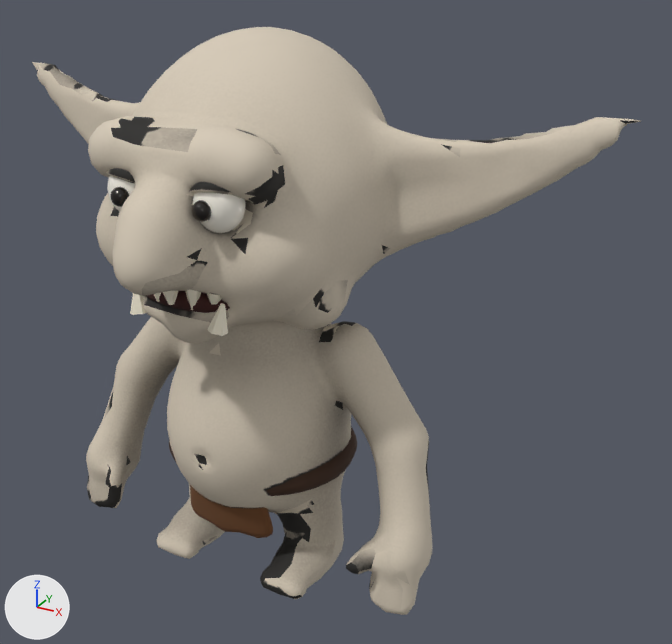
One commit to the glTF model apps/client/public/models/grunt.glb: the scene before it, then after it.
Camera for both pictures: a 50 mm lens placed at (0.756, -1.127, 1.005), pointed at (0.123, 0.024, 0.429). Lighting does not change. The marker at lower left points along +X, +Y and +Z. The first picture is the older version. Vertices at exactly the same position are counted once.

The scene before the commit, as lines of its bpy script (objects in view):
```python
me_grunt = bpy.data.meshes.new('grunt')
me_grunt.from_pydata(...)  # 5700 vertices, 11332 faces; spans x -0.526..0.526, y -0.298..0.208, z -0.004..0.856
# faces by material slot: [7800, 1040, 336, 140, 288, 640, 1088]
me_grunt.materials.append(mat_skin)  # picture img_grunt_skin_ao
me_grunt.materials.append(mat_eye)  # white #fbf6ea
me_grunt.materials.append(mat_pupil)  # black #17110d
me_grunt.materials.append(mat_tooth)  # pale yellow #f4ecd6
me_grunt.materials.append(mat_mouth)  # dark red #3a1510
me_grunt.materials.append(mat_belt)  # brown #3e2616
me_grunt.materials.append(mat_cloth)  # brown #6b4424
ob_grunt = bpy.data.objects.new('grunt', me_grunt)
ob_grunt.location = (0.0, 0.0, 0.0)
```
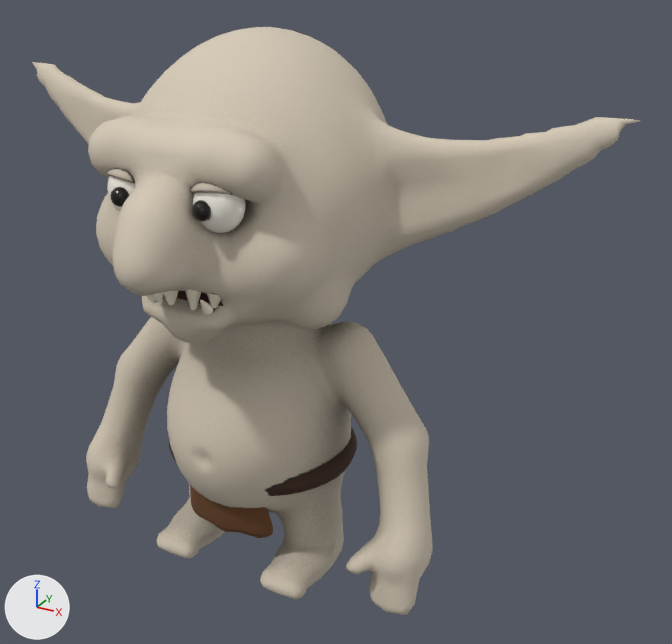
Where the change shows, as pixel boxes [x1, y1, x2, y2] in the pictures (672 x 644 px; the box of a moved part takes in the faces that stretch with it):
part 1 of me_grunt, added (mostly hidden): after [146, 294, 156, 302]
part 2 of me_grunt, added: after [200, 300, 214, 315]
part 3 of me_grunt, deleted (pale yellow): before [207, 303, 228, 336]
part 4 of me_grunt, deleted: before [130, 293, 146, 315]
part 5 of me_grunt, moved or reshaped (mostly hidden afterwards): before [146, 291, 230, 313]; after [163, 291, 223, 306]
part 6 of me_grunt, surface changed: [35, 63, 638, 599] in both

The change in detail:
me_grunt is used by ob_grunt; location (0.0, 0.0, 0.0).
me_grunt had 5700 vertices, 11332 faces and spanned x -0.526..0.526, y -0.298..0.208, z -0.004..0.856.
me_grunt now has 5716 vertices, 11364 faces and spans x -0.526..0.526, y -0.298..0.208, z -0.004..0.856.
me_grunt part 1: a new loose piece of 20 vertices spanning x -0.056..-0.036, y -0.213..-0.18, z 0.5..0.536, in mat_tooth (pale yellow #f4ecd6).
me_grunt part 2: a new loose piece of 20 vertices spanning x 0.036..0.056, y -0.213..-0.18, z 0.5..0.536, in mat_tooth (pale yellow #f4ecd6).
me_grunt part 3: the loose piece of 12 vertices spanning x 0.054..0.079, y -0.217..-0.189, z 0.487..0.53 is deleted.
me_grunt part 4: the loose piece of 12 vertices spanning x -0.079..-0.054, y -0.217..-0.189, z 0.487..0.53 is deleted.
Part 5, on me_grunt:
144 vertices are removed from x -0.077..0.077, y -0.209..-0.161, z 0.505..0.539.
288 faces are deleted.
1 vertex moves from x 0.0, y -0.185, z 0.505 to x 0.0, y -0.18, z 0.504.
144 vertices are added at x -0.091..0.091, y -0.19..-0.17, z 0.505..0.546.
288 new faces join them, mat_mouth (dark red #3a1510).
me_grunt part 6: 3107 kept faces spanning x -0.526..0.526, y -0.292..0.159, z 0.008..0.766 get new texture (UV) coordinates.
